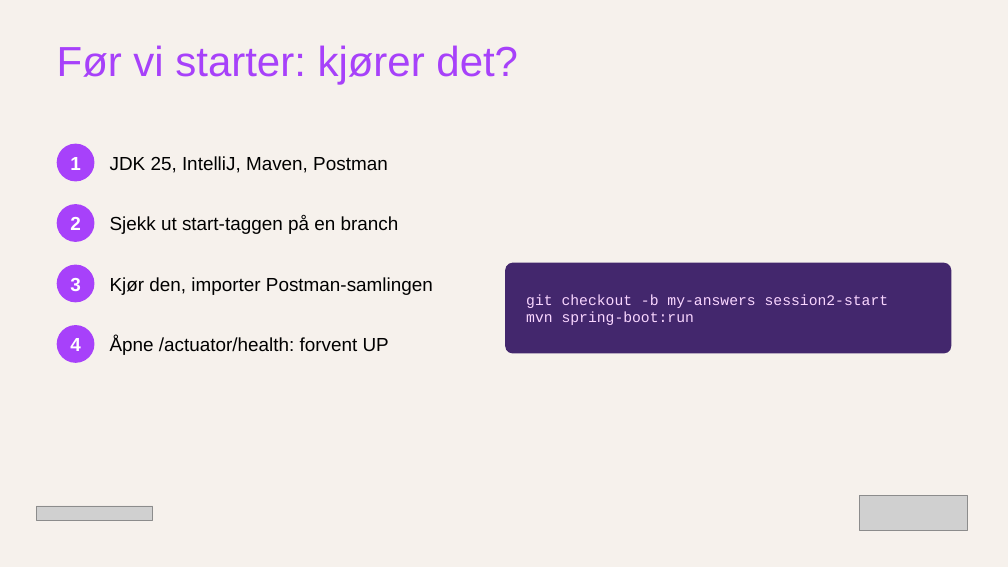
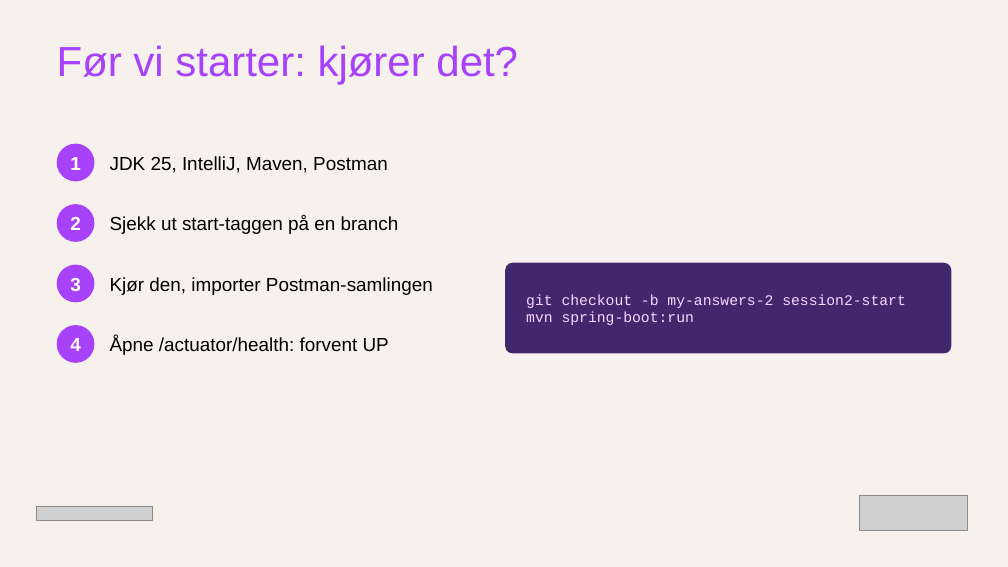
Before and after one commit to BrightsNO/brreg-spring-fall-26, a slide deck: slide 4 of materials/session2-slides.pptx. Drawn at 1008x567 pixels with LibreOffice and Linux fonts; fonts in the diff are those of the drawing; grey boxes stand for pictures. Boxes give left, top, right and bottom in pixels: in the first picture for what was removed or moved away, otherwise in the second. Text is boxed around its words. In the diff, an @@ line names an element or a change of style, - is before the commit and + after.

```diff
--- a/materials/session2-slides.pptx
+++ b/materials/session2-slides.pptx
@@ text in rounded rectangle at (526,294,906,308): text changed @@
-git checkout -b my-answers session2-start
+git checkout -b my-answers-2 session2-start
```
Also in this commit, not shown: 24 other files.
